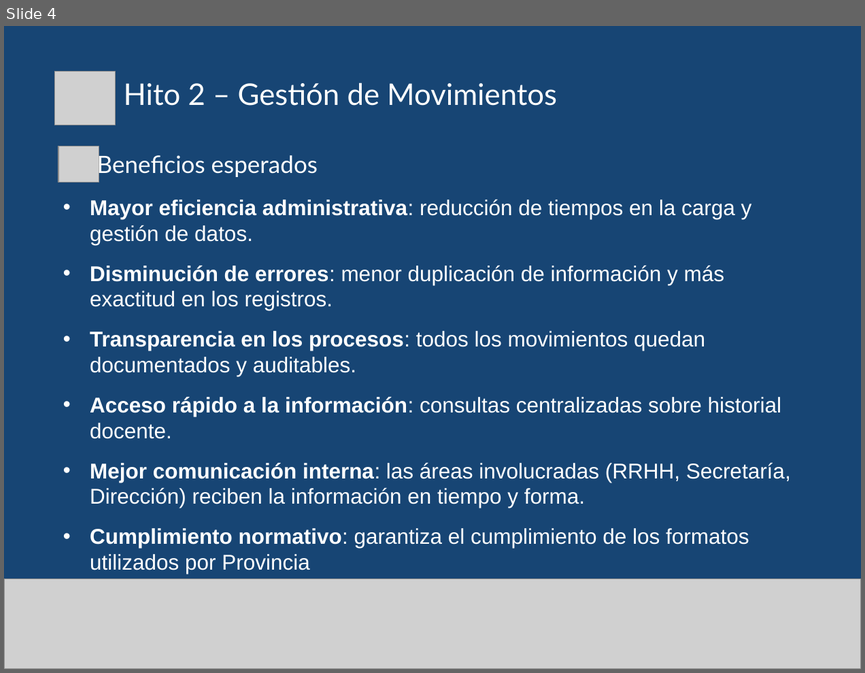
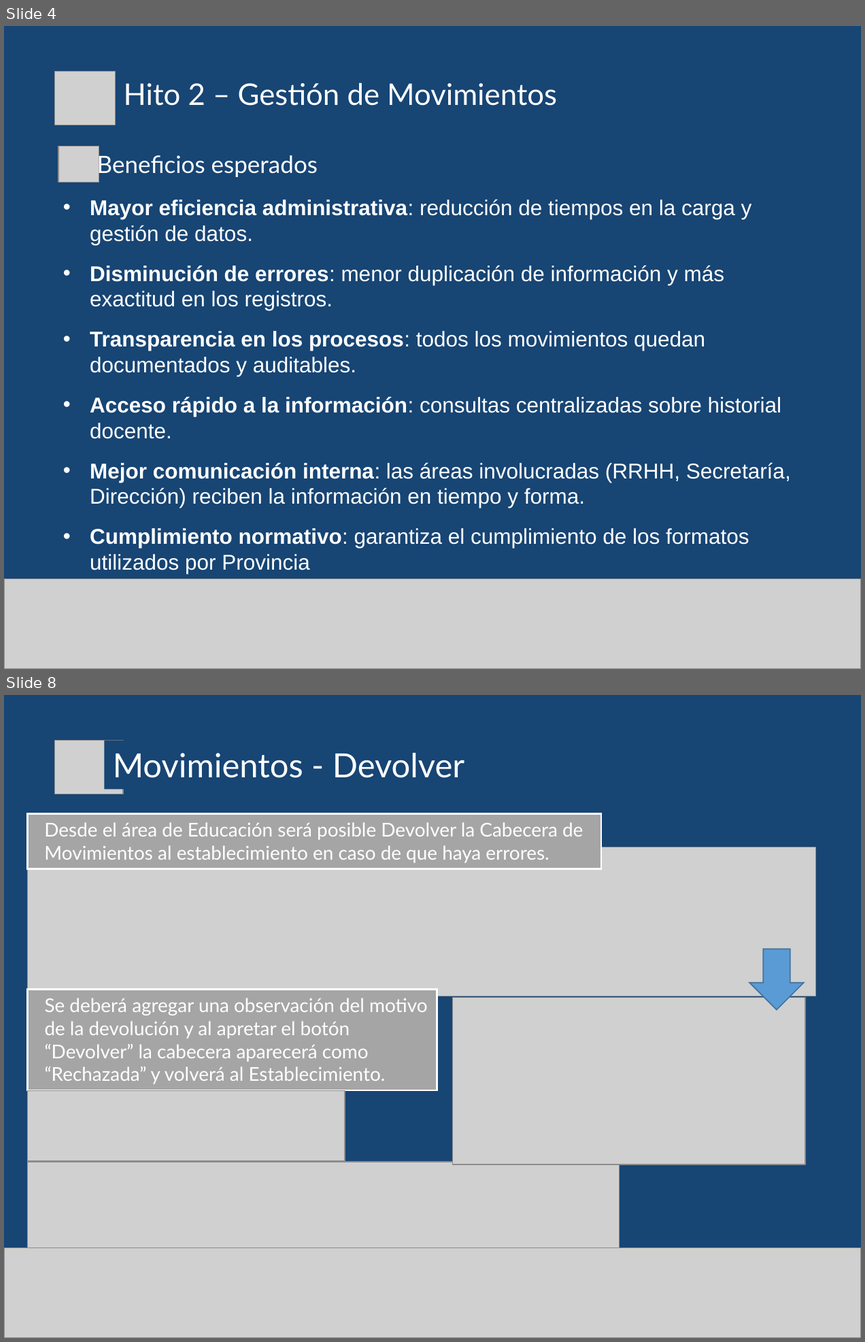
Before and after one commit to gabulopezmdq-ui/Eventia, a slide deck: Documentacion/DocumentacionProyecto/Instructivos/MEC_Instructivo6 - Movimientos-Educacion.pptx. Shown one above the other, each under a label of ours: slide 4 before the commit, slides 4 and 8 after it; the slides between them are not shown. The pictures are 865x673 and 865x1342 pixels, drawn with LibreOffice and Linux fonts; fonts in the diff are those of the drawing; grey boxes stand for pictures. Boxes give left, top, right and bottom in pixels: in the first picture for what was removed or moved away, otherwise in the second. Text is boxed around its words. In the diff, an @@ line names an element or a change of style, - is before the commit and + after.

```diff
--- a/Documentacion/DocumentacionProyecto/Instructivos/MEC_Instructivo6 - Movimientos-Educacion.pptx
+++ b/Documentacion/DocumentacionProyecto/Instructivos/MEC_Instructivo6 - Movimientos-Educacion.pptx
@@ slide 8 added at [4,695,861,1338], background #174574 @@
@@ picture added at [54,741,123,794] @@
@@ text added at [113,753,464,778], 28 pt, text #FFFFFF @@
+Movimientos - Devolver
@@ rectangle added at [28,814,601,869], fill #A5A5A5, outline #FFFFFF 1.5 pt, 16 pt, text #FFFFFF @@
+  Desde el área de Educación será posible Devolver la Cabecera de Movimientos al establecimiento en caso de que haya errores.
@@ picture added at [28,847,816,997] @@
@@ down arrow added at [749,949,804,1009], fill #5B9BD5, outline #43739E 1 pt @@
@@ rectangle added at [28,989,438,1091], fill #A5A5A5, outline #FFFFFF 1.5 pt, 16 pt, text #FFFFFF @@
+  Se deberá agregar una observación del motivo de la devolución y al apretar el botón “Devolver” la cabecera aparecerá como “Rechazada” y volverá al Establecimiento.
@@ picture added at [453,998,805,1164] @@
@@ picture added at [28,1091,345,1161] @@
@@ picture added at [28,1161,620,1249] @@
@@ picture added at [4,1248,861,1338] @@
```
Also in this commit, not shown: 3 slides changed.
